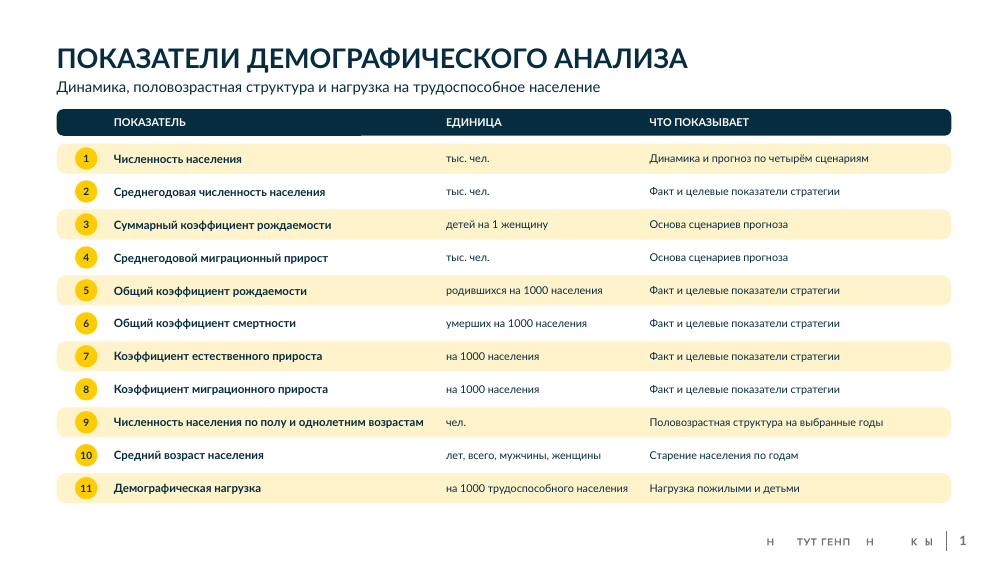
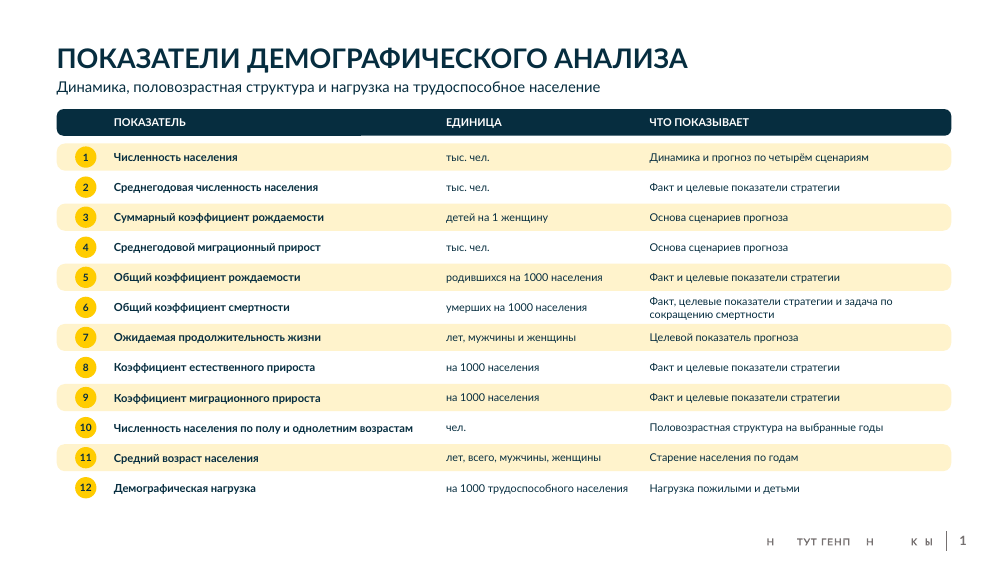
Before and after one commit to farengorer/Cloud, a slide deck: slide 1 of slide_pokazateli_demografiya.pptx. Drawn at 1008x567 pixels with LibreOffice and Linux fonts; fonts in the diff are those of the drawing; background and template pictures are left out. Boxes give left, top, right and bottom in pixels: in the first picture for what was removed or moved away, otherwise in the second. Text is boxed around its words. In the diff, an @@ line names an element or a change of style, - is before the commit and + after.

```diff
--- a/slide_pokazateli_demografiya.pptx
+++ b/slide_pokazateli_demografiya.pptx
@@ rounded rectangle resized from (x1=57, y1=209, x2=951, y2=240) to (x1=57, y1=204, x2=951, y2=231) @@
@@ 4 texts, 2 ellipses moved together from (x1=75, y1=180, x2=840, y2=236) to (x1=75, y1=176, x2=840, y2=228) @@
@@ 6 texts, 2 ellipses, 1 rounded rectangle moved together from (x1=57, y1=246, x2=951, y2=305) to (x1=57, y1=237, x2=951, y2=291) @@
@@ text at (x1=650, y1=297, x2=893, y2=320): text changed @@
-Факт и целевые показатели стратегии
+Факт, целевые показатели стратегии и задача по сокращению смертности
@@ 2 texts, 1 ellipse, 1 rounded rectangle moved together from (x1=57, y1=312, x2=951, y2=371) to (x1=57, y1=297, x2=951, y2=351) @@
@@ 2 texts, 2 ellipses moved together from (x1=75, y1=345, x2=840, y2=400) to (x1=75, y1=327, x2=840, y2=378) @@
@@ text added at (x1=114, y1=333, x2=321, y2=343), 16.5 pt, text #062D3F, bold @@
+Ожидаемая продолжительность жизни
@@ text added at (x1=446, y1=335, x2=576, y2=343), 16 pt, text #062D3F @@
+лет, мужчины и женщины
@@ text added at (x1=650, y1=333, x2=799, y2=343), 16 pt, text #062D3F @@
+Целевой показатель прогноза
@@ 2 ellipses, 1 rounded rectangle moved together from (x1=57, y1=407, x2=951, y2=466) to (x1=57, y1=384, x2=951, y2=438) @@
@@ text at (x1=114, y1=363, x2=315, y2=373): text changed; size 17 to 16.5 pt @@
-Коэффициент миграционного прироста
+Коэффициент естественного прироста
@@ text "на 1000 населения" moved from (x1=446, y1=352, x2=540, y2=360) to (x1=446, y1=393, x2=540, y2=401) @@
@@ text "Факт и целевые показатели стратегии" moved from (x1=650, y1=352, x2=840, y2=362) to (x1=650, y1=393, x2=840, y2=403) @@
@@ size 17 to 16.5 pt in 9 elements at (x1=114, y1=153, x2=238, y2=161), (x1=114, y1=183, x2=318, y2=193), (x1=114, y1=213, x2=324, y2=223), (x1=114, y1=243, x2=321, y2=253), (x1=114, y1=273, x2=301, y2=283), (x1=114, y1=303, x2=290, y2=313), (x1=114, y1=484, x2=256, y2=494), (x1=114, y1=454, x2=259, y2=464), (x1=114, y1=424, x2=413, y2=434) @@
@@ text at (x1=114, y1=394, x2=320, y2=404): text changed; size 17 to 16.5 pt @@
-Коэффициент естественного прироста
+Коэффициент миграционного прироста
@@ 3 texts moved together from (x1=114, y1=417, x2=883, y2=428) to (x1=114, y1=423, x2=883, y2=434) @@
@@ rounded rectangle moved from (x1=57, y1=473, x2=951, y2=503) to (x1=57, y1=444, x2=951, y2=471) @@
@@ ellipse "11" moved from (x1=75, y1=477, x2=97, y2=499) to (x1=75, y1=447, x2=96, y2=468) @@
@@ ellipse added at (x1=75, y1=477, x2=96, y2=498), fill #FFCC00, 15 pt, text #062D3F, bold @@
+12
```
Also in this commit, not shown: 1 other file.
